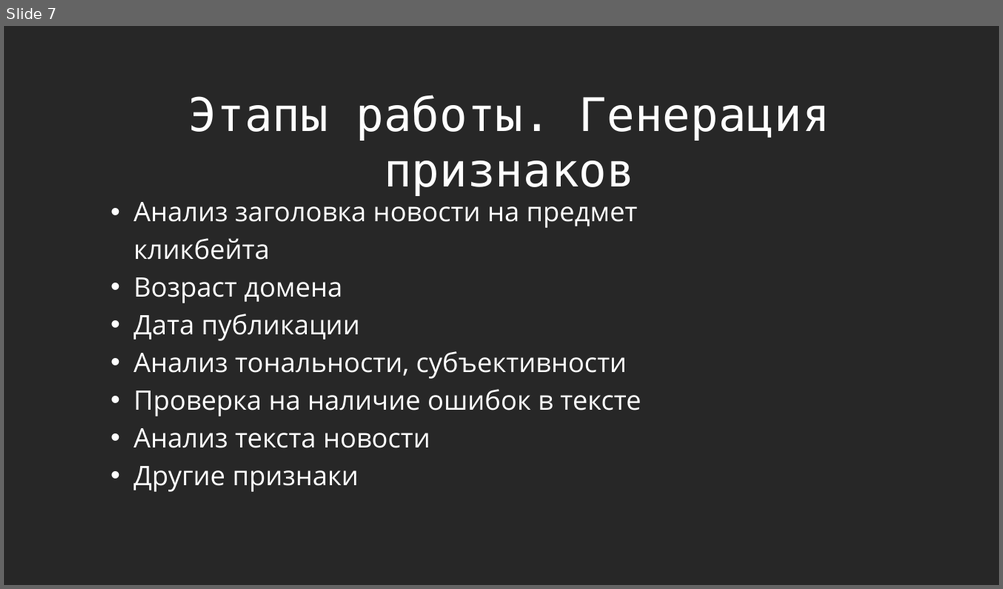
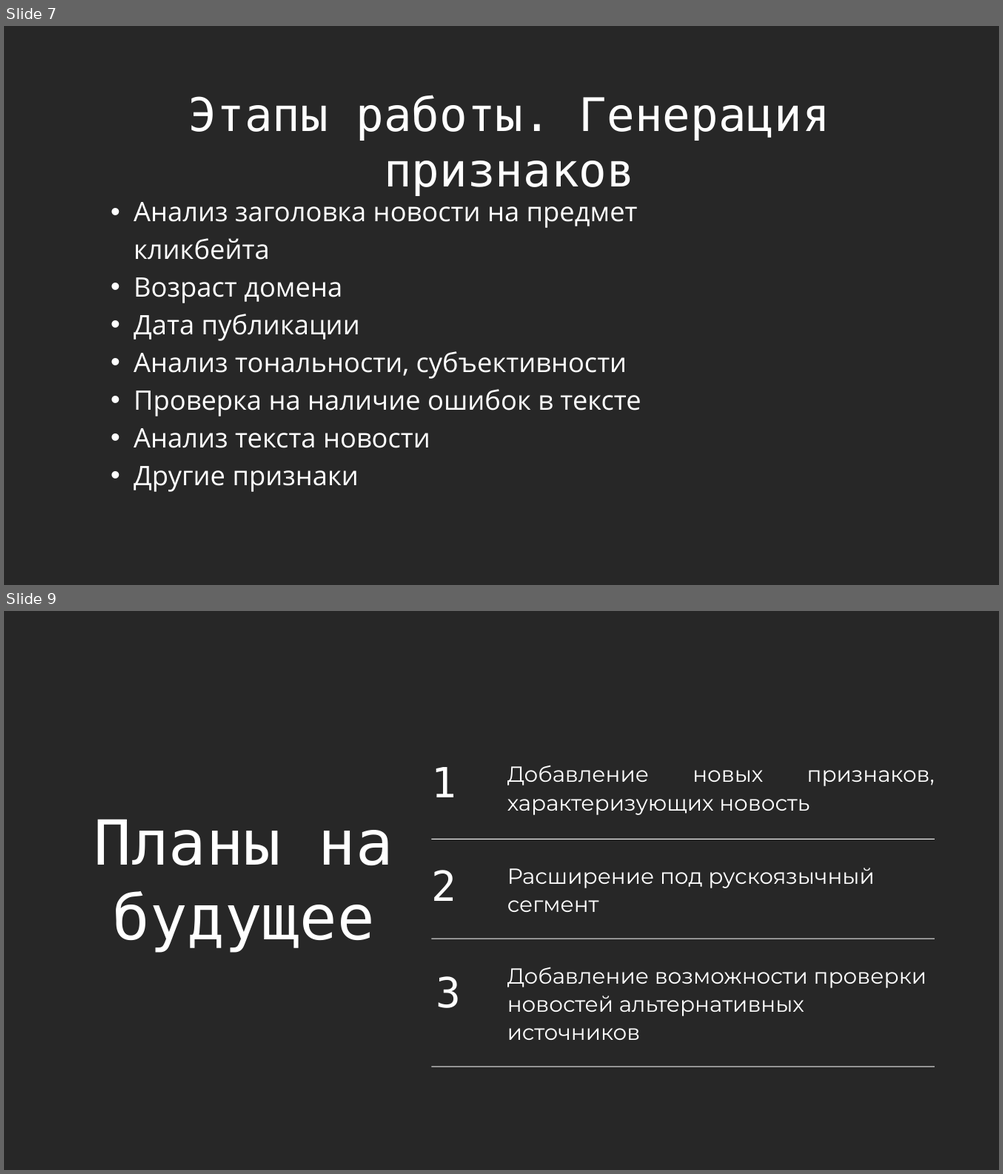
Before and after one commit to FAKENEWS-PROJECT/fakenewsProject, a slide deck: Семинар 20.01.2022/распознавание фейковых новостей.pptx. Shown one above the other, each under a label of ours: slide 7 before the commit, slides 7 and 9 after it; the slides between them are not shown. The pictures are 1003x589 and 1003x1174 pixels, drawn with LibreOffice and Linux fonts; fonts in the diff are those of the drawing; background and template pictures are left out. Boxes give left, top, right and bottom in pixels: in the first picture for what was removed or moved away, otherwise in the second. Text is boxed around its words. In the diff, an @@ line names an element or a change of style, - is before the commit and + after.

```diff
--- a/Семинар 20.01.2022/распознавание фейковых новостей.pptx
+++ b/Семинар 20.01.2022/распознавание фейковых новостей.pptx
@@ slide 9 added at [4,611,999,1170], background #272727 @@
@@ text added at [431,767,456,797], 60.3 pt, text #FFFFFF @@
+1
@@ text added at [94,819,393,952], 90 pt, text #FFFFFF @@
+Планы на будущее
@@ text added at [431,870,456,901], 60.3 pt, text #FFFFFF @@
+2
@@ text added at [435,977,461,1008], 60.3 pt, text #FFFFFF @@
+3
@@ group added at [431,765,934,1067]: 3 texts, 3 lines @@
+Добавление новых признаков, характеризующих новость
+Добавление возможности проверки новостей альтернативных источников
+Расширение под рускоязычный сегмент
```
Also in this commit, not shown: 5 slides changed.
